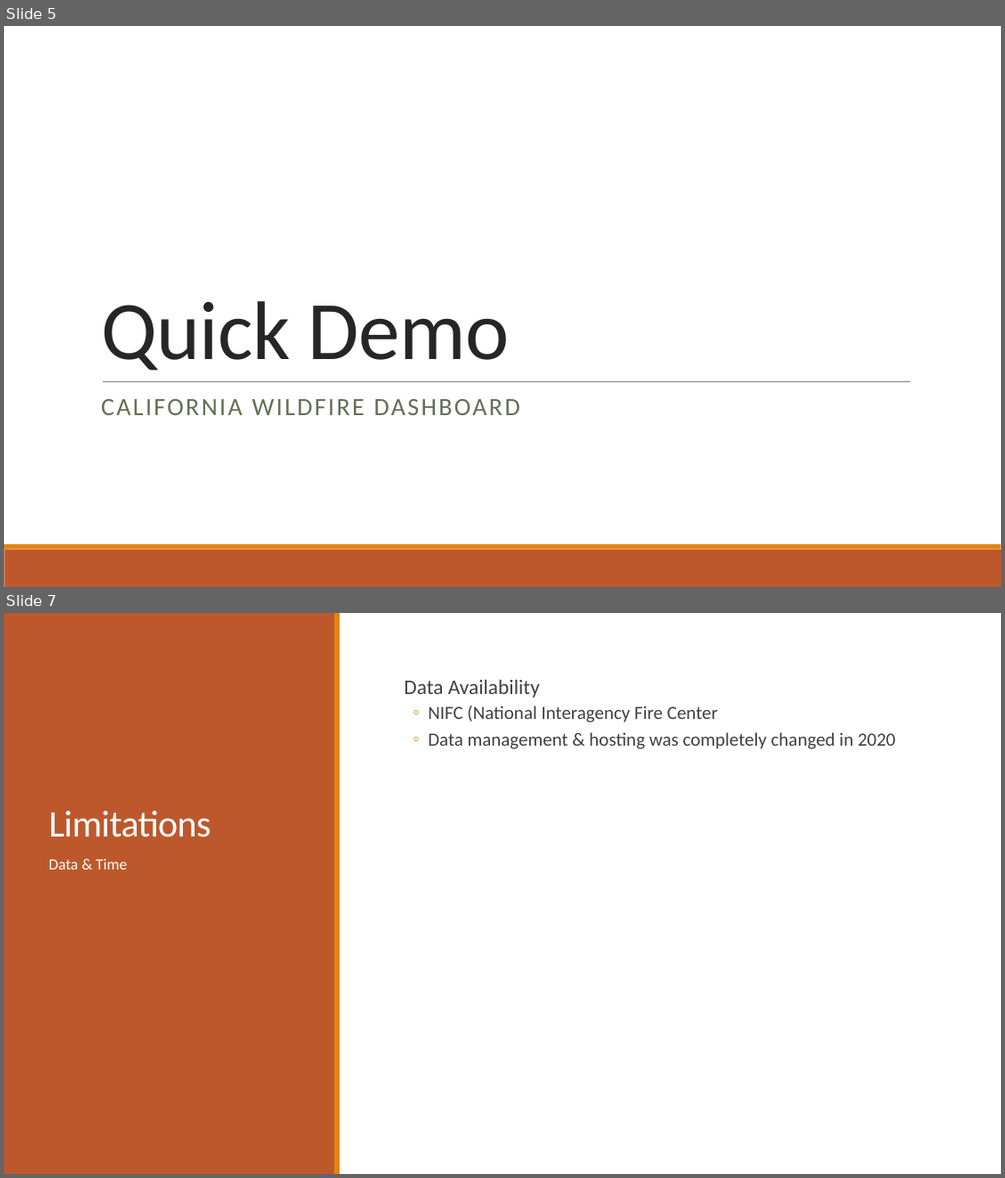
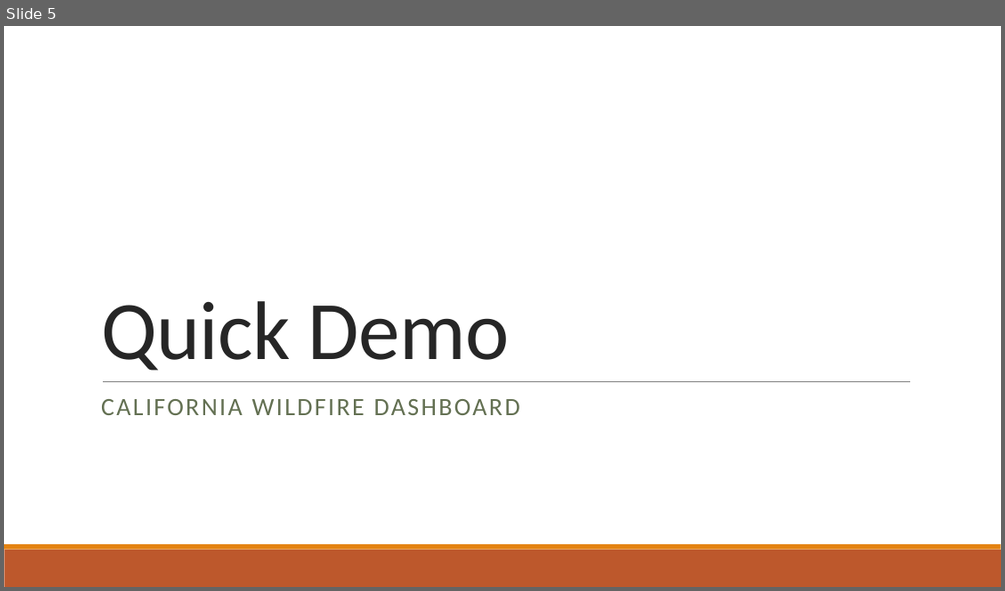
Before and after one commit to MThorpester/California-Wildfires, a slide deck: Margaret/Project Docs/CA Wildfire Dashboard Pres.pptx. Shown one above the other, each under a label of ours: slides 5 and 7 before the commit, slide 5 after it; the slides between them are not shown. The pictures are 1005x1178 and 1005x591 pixels, drawn with LibreOffice and Linux fonts; fonts in the diff are those of the drawing. Boxes give left, top, right and bottom in pixels: in the first picture for what was removed or moved away, otherwise in the second. Text is boxed around its words. In the diff, an @@ line names an element or a change of style, - is before the commit and + after.

```diff
--- a/Margaret/Project Docs/CA Wildfire Dashboard Pres.pptx
+++ b/Margaret/Project Docs/CA Wildfire Dashboard Pres.pptx
@@ slide 7 removed at [4, 613, 1001, 1174], background #FFFFFF @@
@@ rectangle removed at [4, 613, 335, 1174] @@
@@ rectangle removed at [334, 613, 340, 1174] @@
@@ text removed at [404, 680, 896, 749] @@
-  Data Availability
-  ◦ NIFC (National Interagency Fire Center
-  ◦ Data management & hosting was completely changed in 2020
@@ title removed at [48, 811, 210, 837] @@
-Limitations
@@ text removed at [48, 859, 127, 869] @@
-Data & Time
```
Also in this commit, not shown: 3 slides changed, 5 slides added, 4 other files.
